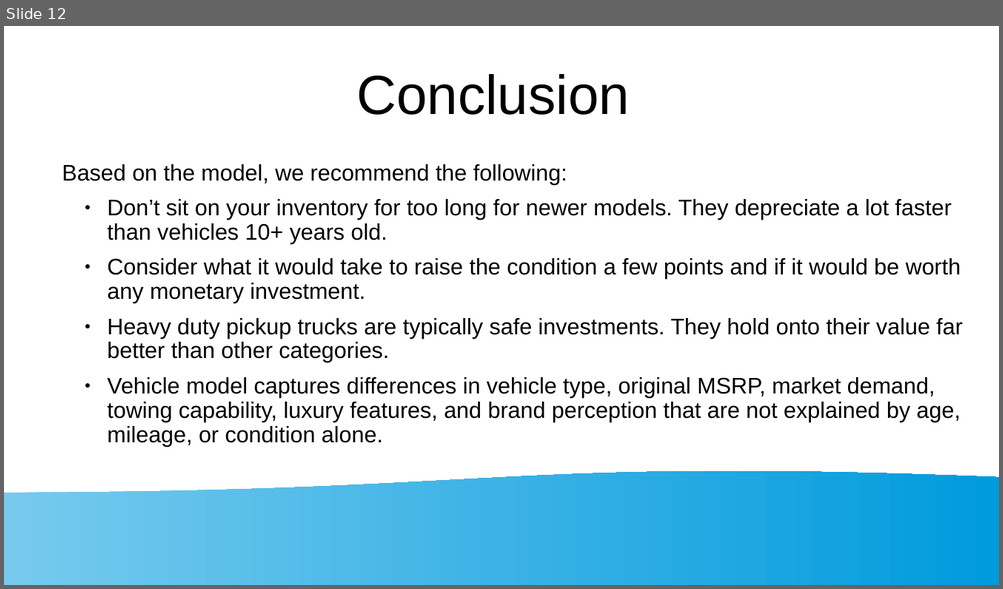
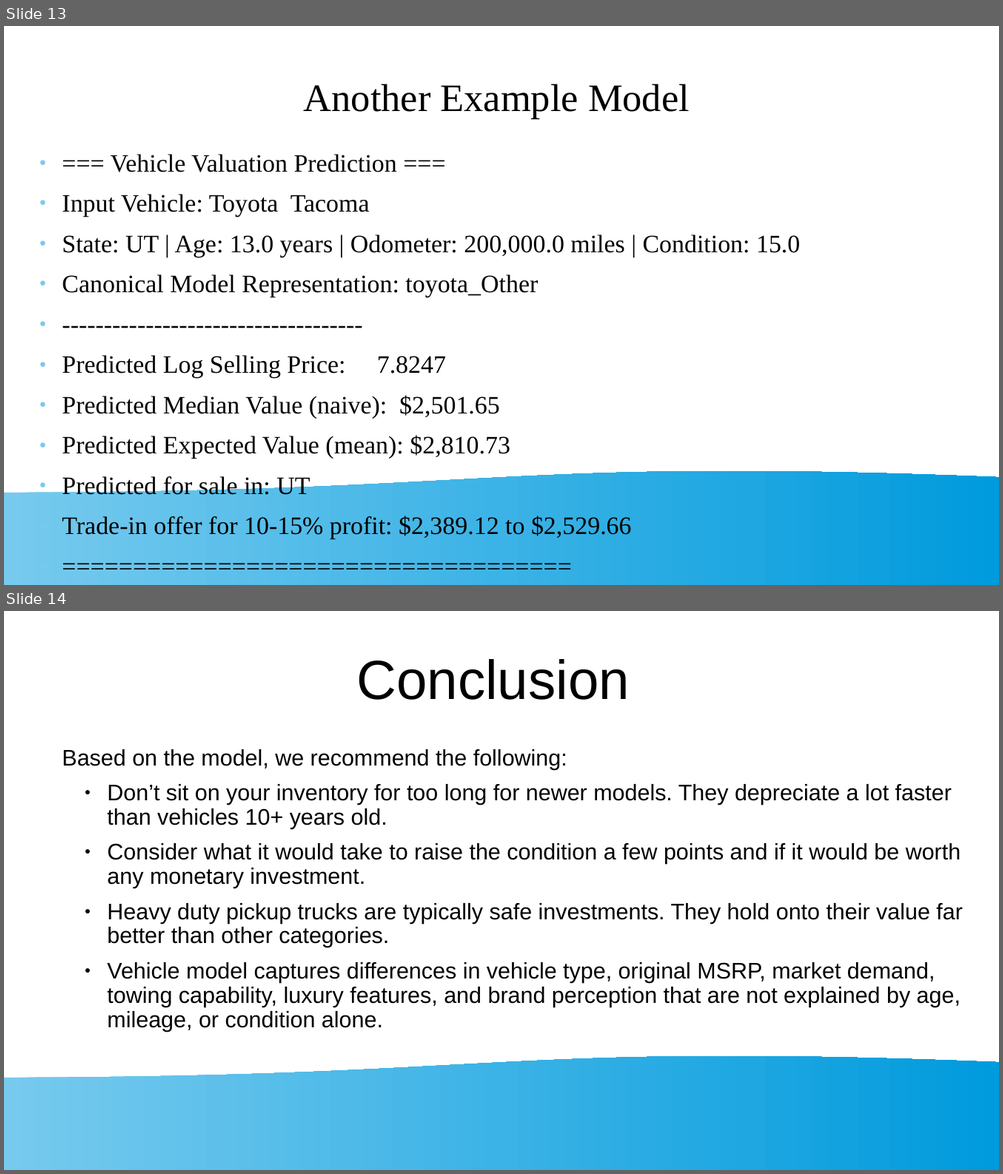
Before and after one commit to sbowler/project-one, a slide deck: presentations/project1_presentation.pptx. Shown one above the other, each under a label of ours: slide 12 before the commit, slides 13 and 14 after it. The pictures are 1003x589 and 1003x1174 pixels, drawn with LibreOffice and Linux fonts; fonts in the diff are those of the drawing. Boxes give left, top, right and bottom in pixels: in the first picture for what was removed or moved away, otherwise in the second. Text is boxed around its words. In the diff, an @@ line names an element or a change of style, - is before the commit and + after.

Commit message:
updated the presentation with some results from the model.

```diff
--- a/presentations/project1_presentation.pptx
+++ b/presentations/project1_presentation.pptx
@@ slide 13 added at (x1=4, y1=26, x2=999, y2=585), background #FFFFFF; not listed: 1 template element that a slide beside it also shows @@
@@ title added at (x1=304, y1=84, x2=689, y2=119), 31 pt, text #000000 @@
+Another Example Model
@@ subtitle added at (x1=62, y1=154, x2=800, y2=540), 20 pt, text #000000 @@
+● === Vehicle Valuation Prediction ===
+● Input Vehicle: Toyota Tacoma
+● State: UT | Age: 13.0 years | Odometer: 200,000.0 miles | Condition: 15.0
+● Canonical Model Representation: toyota_Other
+● ------------------------------------
+● Predicted Log Selling Price: 7.8247
+● Predicted Median Value (naive): $2,501.65
+● Predicted Expected Value (mean): $2,810.73
+● Predicted for sale in: UT
+● Trade-in offer for 10-15% profit: $2,389.12 to $2,529.66
+● ====================================
@@ what was slide 12 is now slide 14 @@
```
Also in this commit, not shown: 2 slides changed, 2 other slides added, 1 slide removed.
